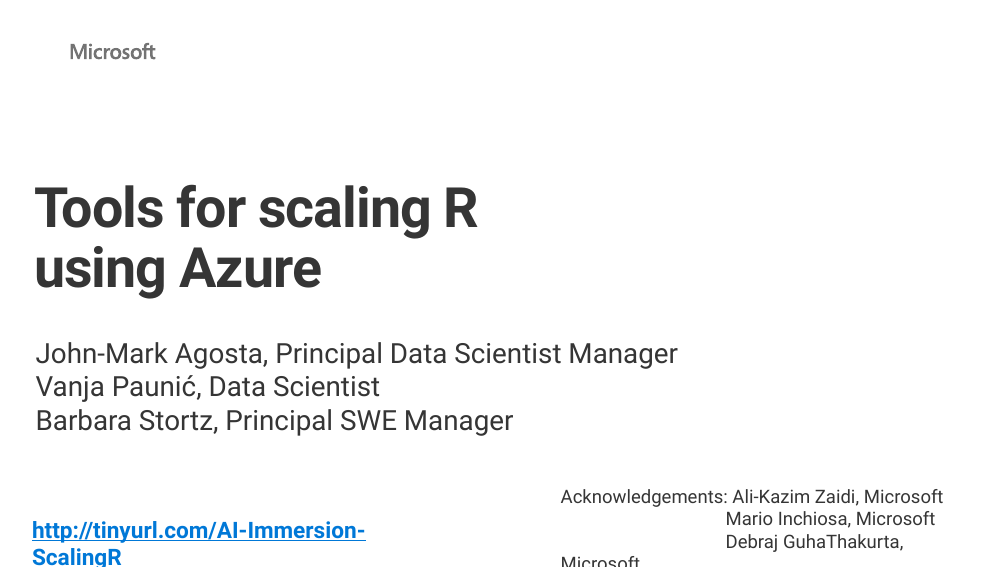
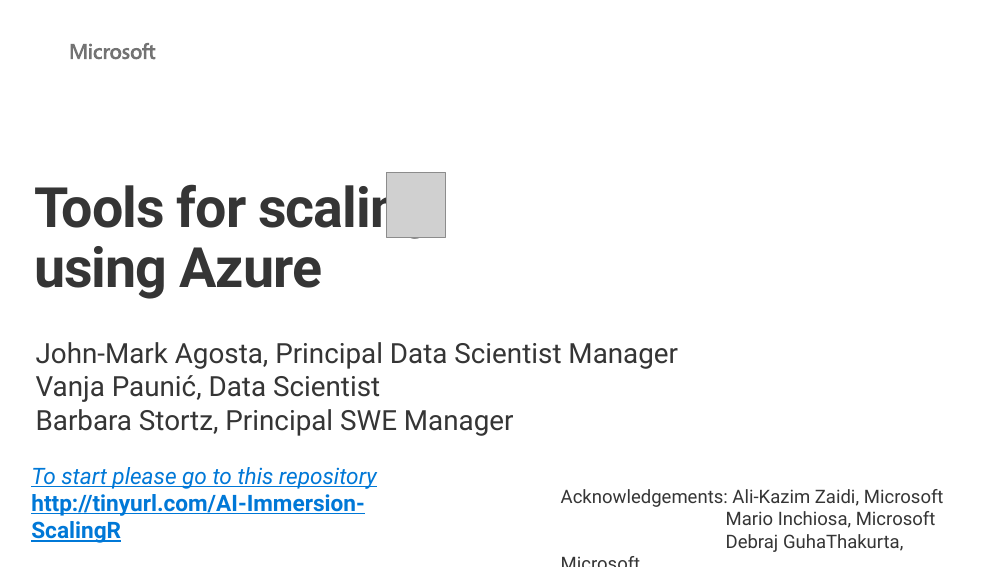
Before and after one commit to microsoft/AI-Immersion-Workshop, a slide deck: slide 2 of Applied Machine Learning for Developers/R server Tools for scaling R using Azure/docs/ToolsForScalingRUsingAzure.pptx. Drawn at 1008x567 pixels with LibreOffice and Linux fonts; fonts in the diff are those of the drawing; grey boxes stand for pictures; background and template pictures are left out. Boxes give left, top, right and bottom in pixels: in the first picture for what was removed or moved away, otherwise in the second. Text is boxed around its words. In the diff, an @@ line names an element or a change of style, - is before the commit and + after.

```diff
--- a/Applied Machine Learning for Developers/R server Tools for scaling R using Azure/docs/ToolsForScalingRUsingAzure.pptx
+++ b/Applied Machine Learning for Developers/R server Tools for scaling R using Azure/docs/ToolsForScalingRUsingAzure.pptx
@@ title at (34, 177, 432, 299): text changed @@
-Tools for scaling R using Azure
+Tools for scaling using Azure
@@ picture added at (387, 172, 445, 236) @@
@@ text "To start please go to ...": place and size @@
-text "To start please go to ..." at (32, 521, 365, 567)
+text "To start please go to ..." at (31, 467, 377, 516)
@@ text at (31, 467, 377, 489): paragraph added @@
+To start please go to this repository
```
Also in this commit, not shown: 11 other slides changed, 3 slides added, 3 other files.
